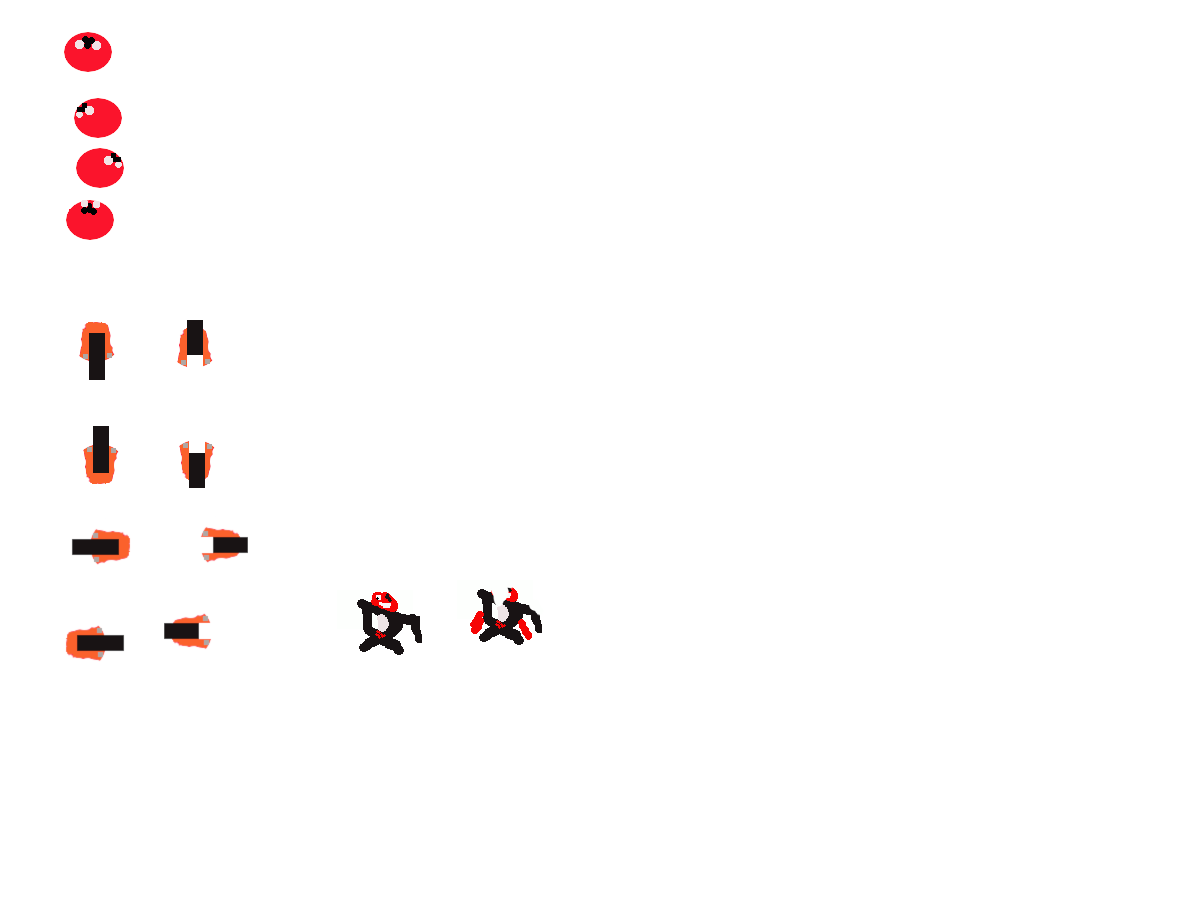
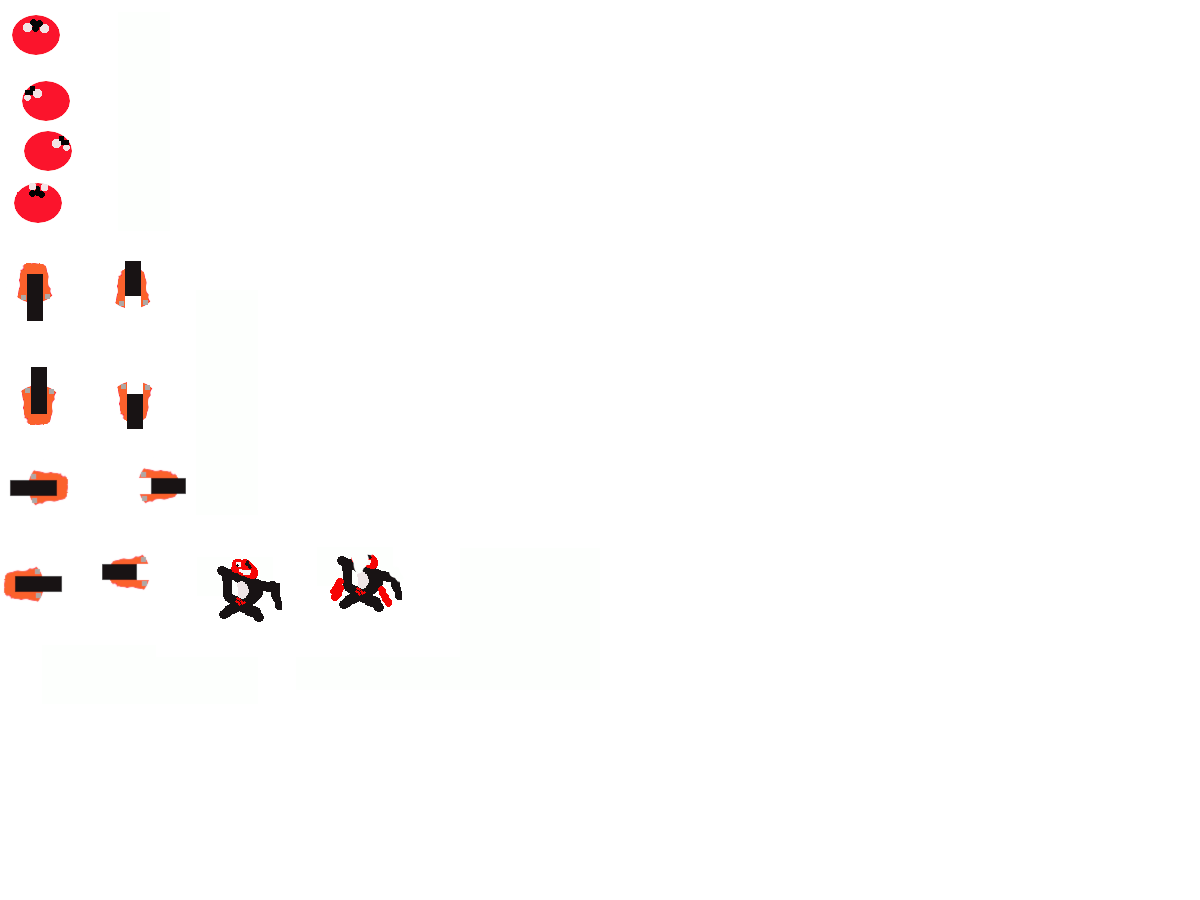
The second (1200, 900) image is a revision of the first. Changes to its layers:
painted on "spriteinimigo.bmp" over bbox(3, 15, 542, 662)
